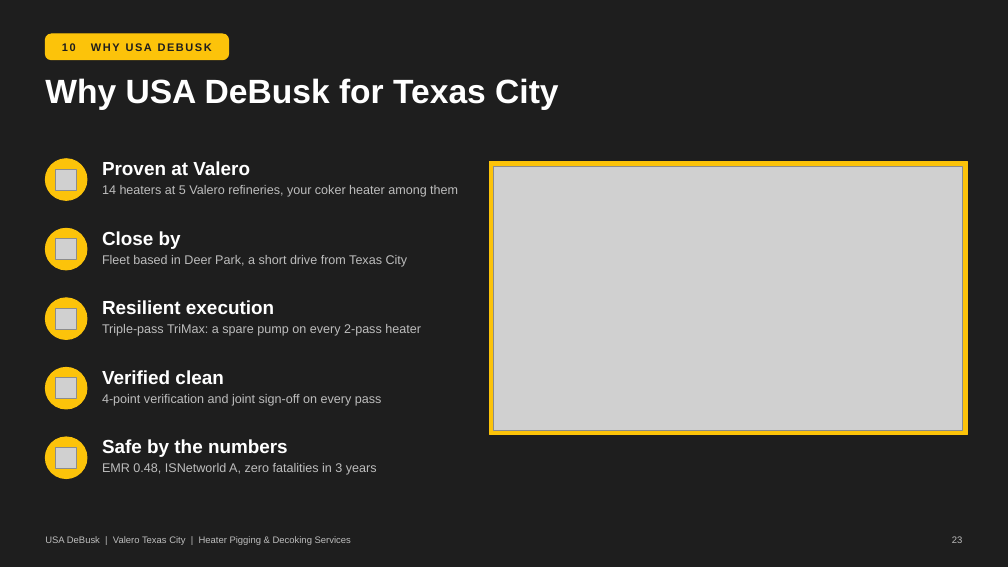
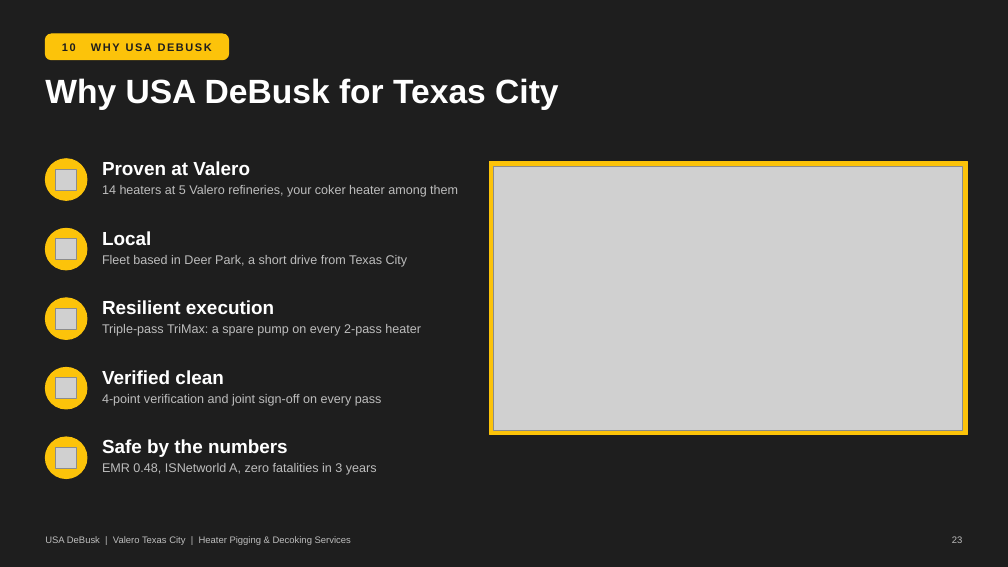
Before and after one commit to TheSkinz/obsidian-work, a slide deck: slide 23 of 02-facilities/Valero/Texas-City-TX/pigging-capabilities-presentation/Valero_TXC_Pigging_Capabilities.pptx. Drawn at 1008x567 pixels with LibreOffice and Linux fonts; fonts in the diff are those of the drawing; grey boxes stand for pictures. Boxes give left, top, right and bottom in pixels: in the first picture for what was removed or moved away, otherwise in the second. Text is boxed around its words. In the diff, an @@ line names an element or a change of style, - is before the commit and + after.

```diff
--- a/02-facilities/Valero/Texas-City-TX/pigging-capabilities-presentation/Valero_TXC_Pigging_Capabilities.pptx
+++ b/02-facilities/Valero/Texas-City-TX/pigging-capabilities-presentation/Valero_TXC_Pigging_Capabilities.pptx
@@ text at [102, 231, 151, 245]: text changed @@
-Close by
+Local
```
Also in this commit, not shown: 9 other slides changed, 2 other files.
